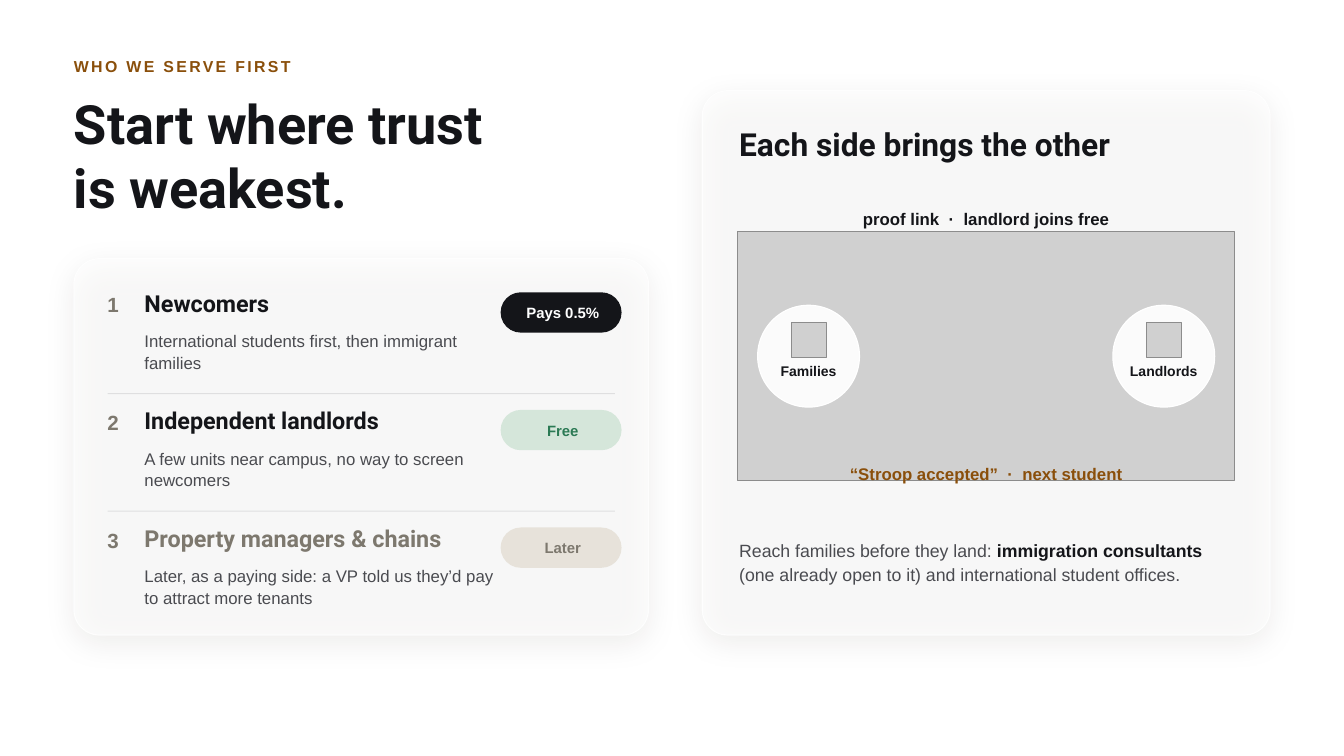
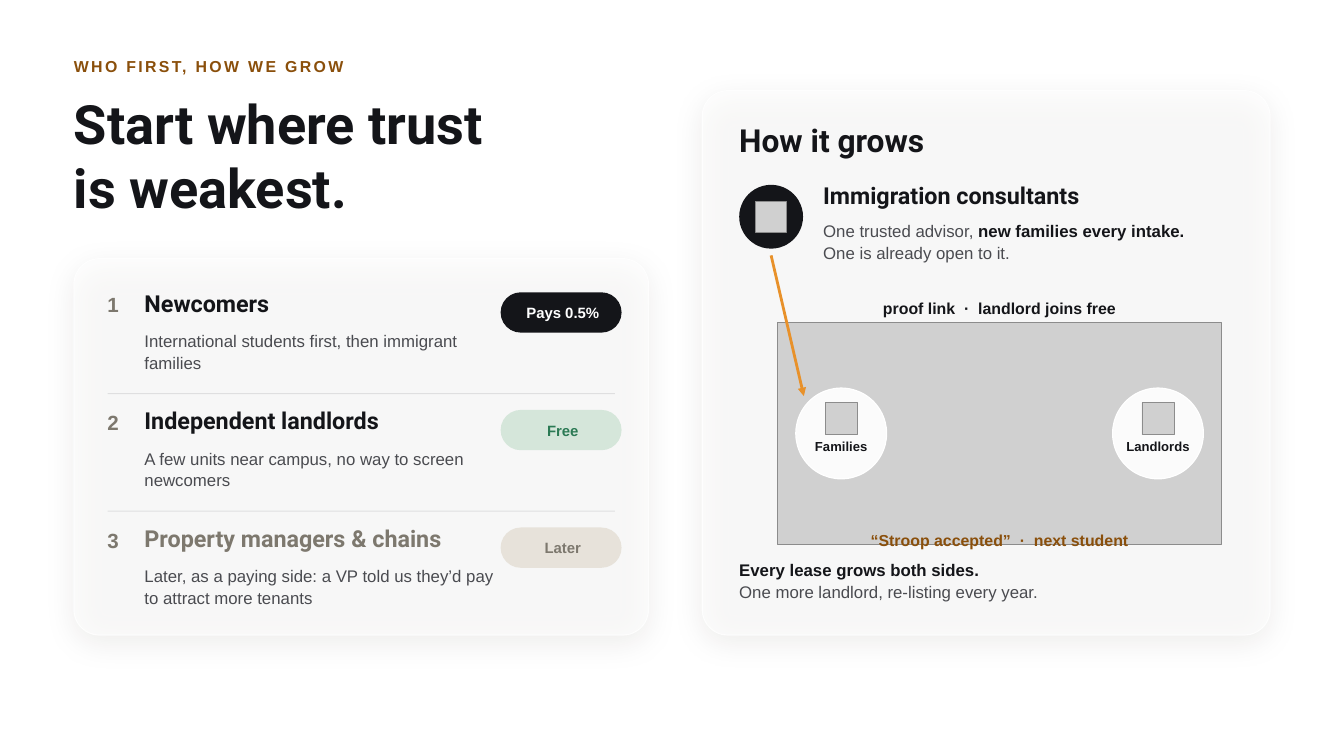
Before and after one commit to nonitg/stroop, a slide deck: slide 7 of deck/Stroop_Pitch.pptx. Drawn at 1344x756 pixels with LibreOffice and Linux fonts; fonts in the diff are those of the drawing; grey boxes stand for pictures; background and template pictures are left out. Boxes give left, top, right and bottom in pixels: in the first picture for what was removed or moved away, otherwise in the second. Text is boxed around its words. In the diff, an @@ line names an element or a change of style, - is before the commit and + after.

Commit message:
deck: 27s demo video, slide 7 consultants + growth loop, slide 8 update

```diff
--- a/deck/Stroop_Pitch.pptx
+++ b/deck/Stroop_Pitch.pptx
@@ text at (74,61,290,72): text changed @@
-WHO WE SERVE FIRST
+WHO FIRST, HOW WE GROW
@@ text at (739,128,925,159): text changed @@
-Each side brings the other
+How it grows
@@ ellipse added at (739,185,803,249), fill #141519 @@
@@ picture added at (756,202,787,233) @@
@@ text added at (823,186,1079,209), 25 pt, text #141519, bold @@
+Immigration consultants
@@ text added at (823,225,1184,263), 18 pt, text #4A4B50 @@
+One trusted advisor, new families every intake.
+One is already open to it.
@@ arrow added from (771, 255) to (804, 396), #E8912A 3 pt @@
@@ text "proof link · landlord joins ..." at (883,302,1116,318): size 18 to 17 pt @@
@@ text "proof link · landlord joins ...": place and size @@
-text "proof link · landlord joins ..." at (863,213,1109,229)
+text "proof link · landlord joins ..." at (883,302,1116,318)
@@ picture: place and size @@
-picture at (737,232,1234,480)
+picture at (778,323,1221,544)
@@ ellipse: place and size @@
-ellipse at (757,305,859,407)
+ellipse at (796,388,886,478)
@@ ellipse: place and size @@
-ellipse at (1113,305,1215,407)
+ellipse at (1113,388,1204,478)
@@ picture: place and size @@
-picture at (791,323,826,358)
+picture at (825,403,857,435)
@@ picture: place and size @@
-picture at (1146,323,1181,358)
+picture at (1142,403,1174,435)
@@ text "Families" at (815,441,867,451): size 15 to 14 pt @@
@@ text "Families": place and size @@
-text "Families" at (781,366,837,376)
+text "Families" at (815,441,867,451)
@@ text "Landlords": place and size @@
-text "Landlords" at (1130,366,1198,376)
+text "Landlords" at (1126,441,1189,451)
@@ text "Landlords" at (1126,441,1189,451): size 15 to 14 pt @@
@@ text "“Stroop accepted” · next student": place and size @@
-text "“Stroop accepted” · next student" at (850,468,1123,484)
+text "“Stroop accepted” · next student" at (871,534,1128,549)
@@ text "“Stroop accepted” · next student" at (871,534,1128,549): size 18 to 17 pt @@
@@ text removed at (739,544,1202,585) @@
-Reach families before they land: immigration consultants (one already open to it) and international student offices.
@@ text added at (739,564,1037,602), 18 pt, text #4A4B50 @@
+Every lease grows both sides.
+One more landlord, re-listing every year.
```
Also in this commit, not shown: 1 other slide changed.
